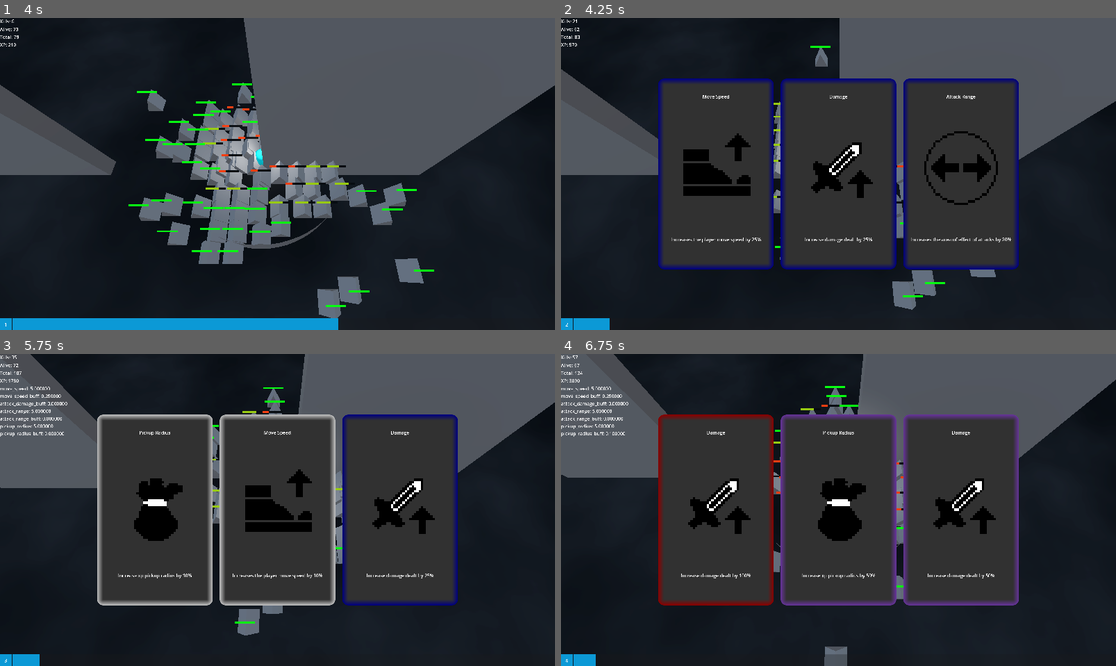
Above: before the commit, frames 1-4 (two rows, left to right).
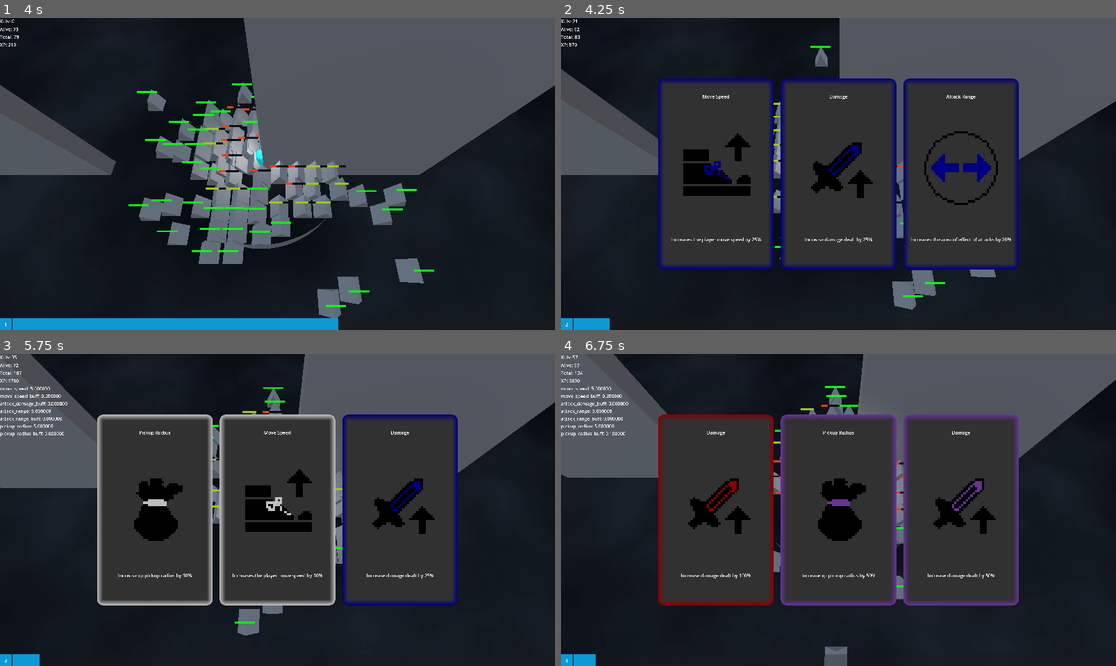
Above: after the commit, the same moments.

Repository: partkyle/GodotProjects
Game: Godot game, scene res://main.tscn
Same seed, same stepped clock (60 frames per second), same inputs: the game is played once before the commit and once after it. The engine's default icon, where the game draws it, is replaced by a stand-in: a white triangle on a blue panel in a dark square.
Inputs (mouse positions are in pixels of both pictures, inside the frame that each line leads up to):
- Up to frame 1 (4 s): tap Enter (ui_accept) at 0.5, 0.77, 3.77 s; move the mouse to (399, 158) at 0.52 s; hold D (move_right) 0.53-1.25 s; hold F 0.53-1.25 s; click (399, 158) at 0.67 s; drag from (166, 189) to (249, 236) at 1.27 s; move the mouse to (333, 105) at 2.02 s; hold D (move_right) 2.03-2.75 s; hold F 2.03-2.75 s; drag from (249, 236) to (111, 127) at 2.77 s; move the mouse to (444, 220) at 3.52 s; hold A (move_left) from 3.53 s (still down); hold F from 3.53 s (still down)
- Up to frame 2 (4.25 s): keep holding A (move_left); keep holding F
- Up to frame 3 (5.75 s): release A (move_left) at 4.25 s; release F at 4.25 s; drag from (111, 463) to (194, 432) at 4.27 s; move the mouse to (305, 510) at 5.02 s; hold S (move_down) from 5.03 s (still down); hold F from 5.03 s (still down); click (305, 510) at 5.17 s
- Up to frame 4 (6.75 s): release S (move_down) at 5.75 s; release F at 5.75 s; drag from (755, 432) to (727, 525) at 5.77 s; move the mouse to (960, 494) at 6.52 s; hold W (move_up) from 6.53 s (still down); hold F from 6.53 s (still down)

Frame 1 is identical in both runs. In frame 2, 0.6% of the frame differs, in the area x 25-78%, y 40-53%; in frame 3, 0.3%; in frame 4, 0.3%.

Commit message:
icons with self_modulating color

Diff:
--- a/RetroSurvivor/choice.gd
+++ b/RetroSurvivor/choice.gd
@@ -18,16 +18,18 @@
 func set_control_parent(parent: Node):
 	_control_parent = parent
 
-
 func set_powerup(powerup: PowerUp, rarity: PowerUp.Rarity):
 	_powerup = powerup
 	_rarity = rarity
-	icon.texture = powerup.icon
 
-	stylebox.border_color = PowerUp.RARITY_TO_COLOR[rarity]
+	icon.texture = _powerup.icon
 
-	title.text = powerup.name
-	description.text = powerup.get_description(rarity)
+	var color = PowerUp.RARITY_TO_COLOR[_rarity]
+	icon.self_modulate = color
+	stylebox.border_color = color
+
+	title.text = _powerup.name
+	description.text = _powerup.get_description(rarity)
 
 
 func _on_panel_gui_input(event):
Binary file changed: RetroSurvivor/assets/icons.png
